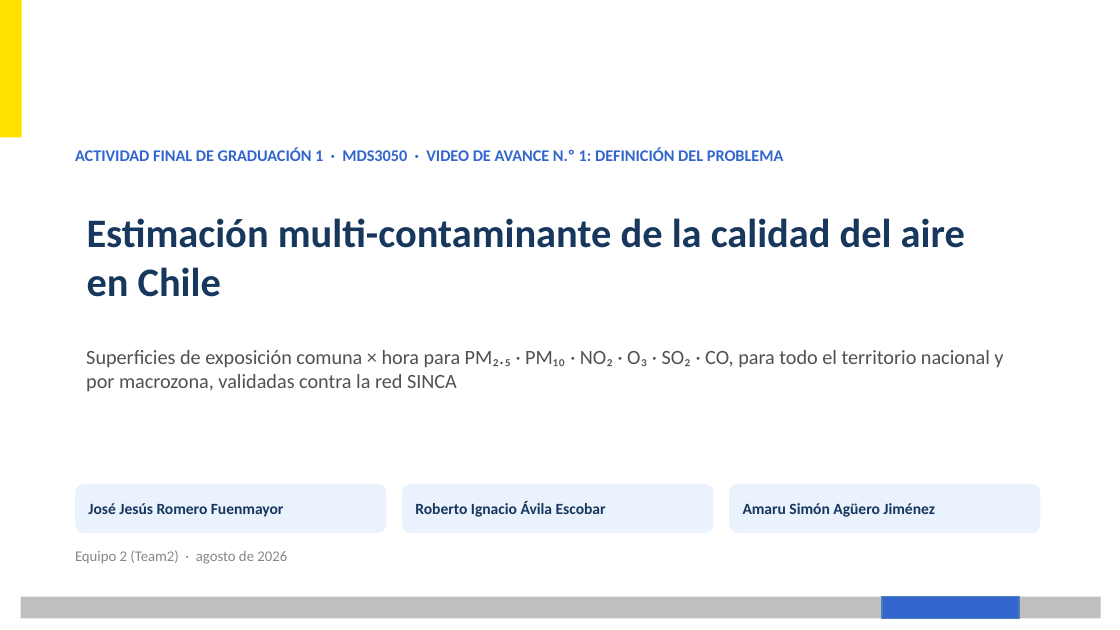
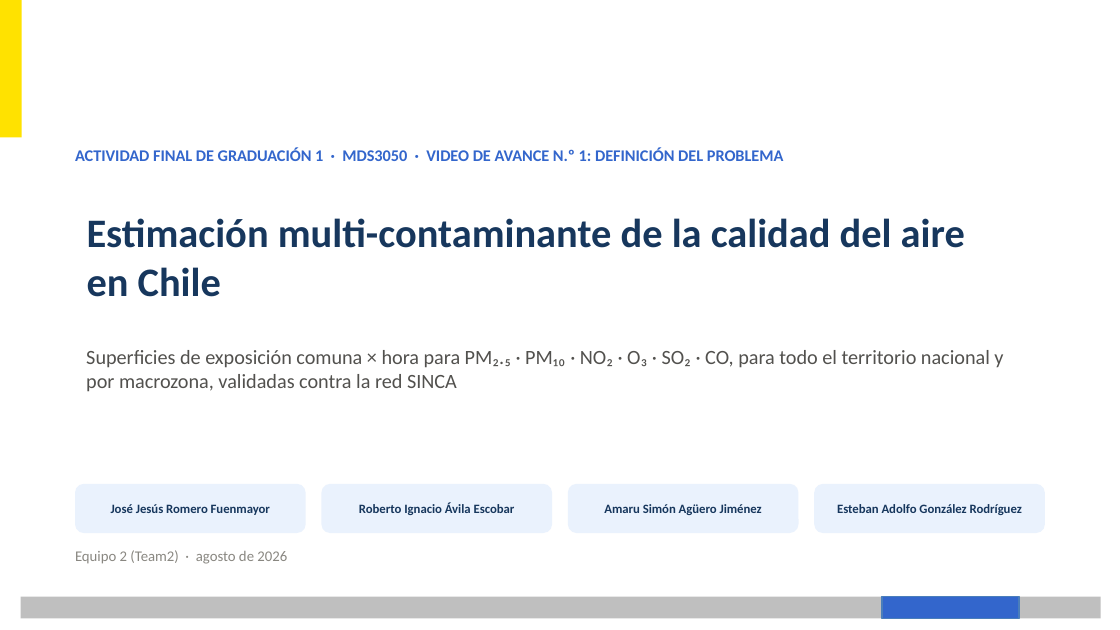
Before and after one commit to AmaruSimonAgueroJimenez/Air-Pollution, a slide deck: slide 1 of presentaciones/video_avance_1/AFG1_Video1_Presentacion_UC.pptx. Drawn at 1120x630 pixels with LibreOffice and Linux fonts; fonts in the diff are those of the drawing; background and template pictures are left out. Boxes give left, top, right and bottom in pixels: in the first picture for what was removed or moved away, otherwise in the second. Text is boxed around its words. In the diff, an @@ line names an element or a change of style, - is before the commit and + after.

```diff
--- a/presentaciones/video_avance_1/AFG1_Video1_Presentacion_UC.pptx
+++ b/presentaciones/video_avance_1/AFG1_Video1_Presentacion_UC.pptx
@@ rounded rectangle: place and size @@
-rounded rectangle at [75, 484, 386, 533]
+rounded rectangle at [75, 484, 306, 533]
@@ rounded rectangle: place and size @@
-rounded rectangle at [402, 484, 713, 533]
+rounded rectangle at [321, 484, 552, 533]
@@ text "Roberto Ignacio Ávila Escobar": place and size @@
-text "Roberto Ignacio Ávila Escobar" at [415, 501, 606, 517]
+text "Roberto Ignacio Ávila Escobar" at [359, 502, 515, 515]
@@ rounded rectangle: place and size @@
-rounded rectangle at [729, 484, 1040, 533]
+rounded rectangle at [568, 484, 799, 533]
@@ size 10 to 8.2 pt; alignment left to centre in 3 elements at [111, 504, 270, 515], [359, 502, 515, 515], [604, 504, 762, 515] @@
@@ text "Amaru Simón Agüero Jiménez": place and size @@
-text "Amaru Simón Agüero Jiménez" at [743, 503, 935, 517]
+text "Amaru Simón Agüero Jiménez" at [604, 504, 762, 515]
@@ rounded rectangle added at [814, 484, 1045, 533], fill #EAF2FD @@
@@ text added at [837, 504, 1022, 515], 8.2 pt, text #17375D, bold @@
+Esteban Adolfo González Rodríguez
```
Also in this commit, not shown: 2 other slides changed, 12 other files.
